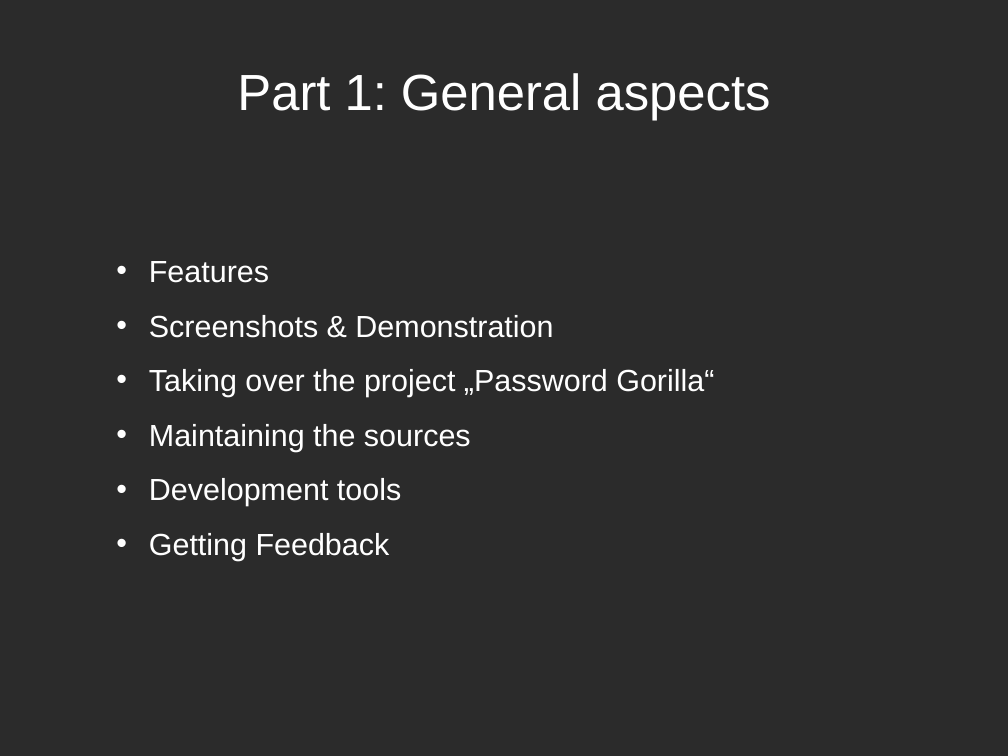
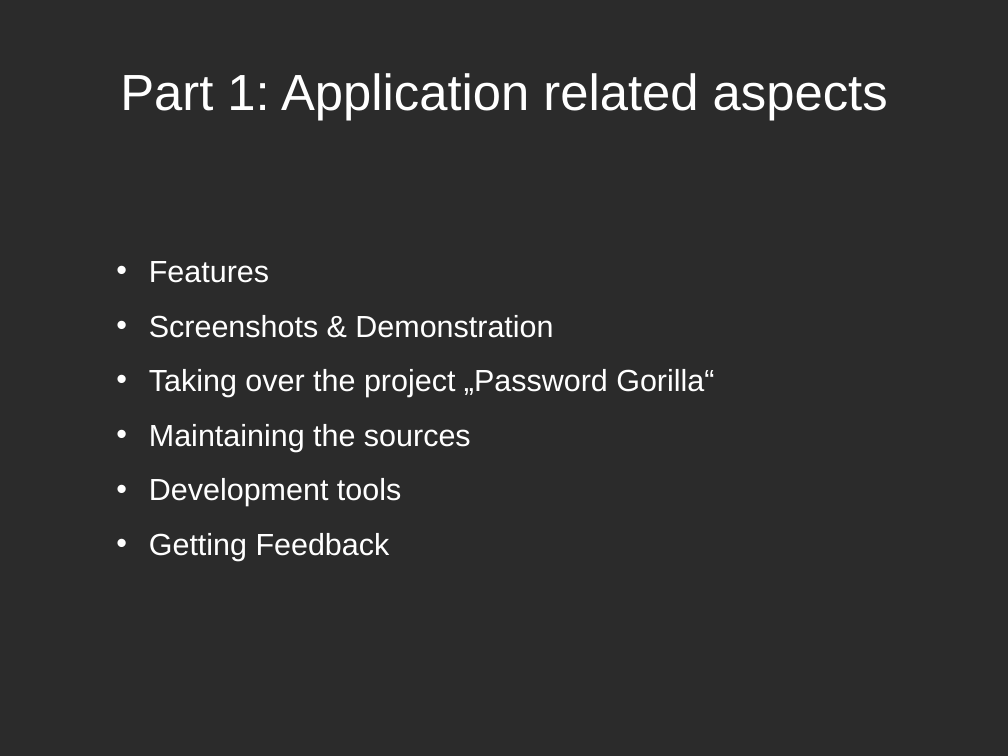
Before and after one commit to zdia/gorilla, a slide deck: slide 2 of EuroTcl 2012/PWgorila.odp. Drawn at 1008x756 pixels with LibreOffice and Linux fonts; fonts in the diff are those of the drawing; background and template pictures are left out; a plain dark background stands for a picture behind light text. Boxes give left, top, right and bottom in pixels: in the first picture for what was removed or moved away, otherwise in the second. Text is boxed around its words. In the diff, an @@ line names an element or a change of style, - is before the commit and + after.

```diff
--- a/EuroTcl 2012/PWgorila.odp
+++ b/EuroTcl 2012/PWgorila.odp
@@ title at [120,73,888,120]: text changed @@
-Part 1: General aspects
+Part 1: Application related aspects
```
Also in this commit, not shown: 12 other slides changed, 4 slides added, 15 slides removed, 1 other file.
